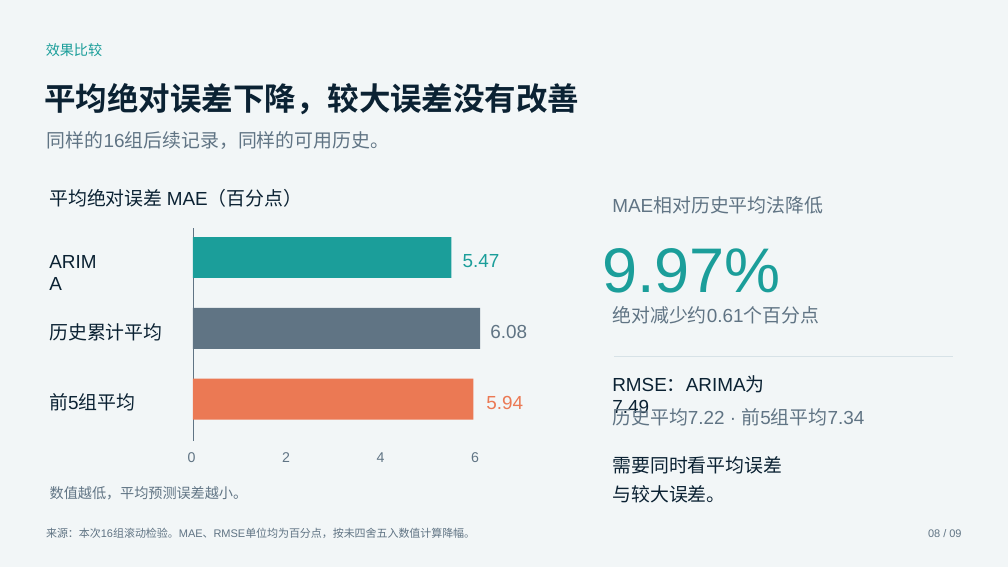
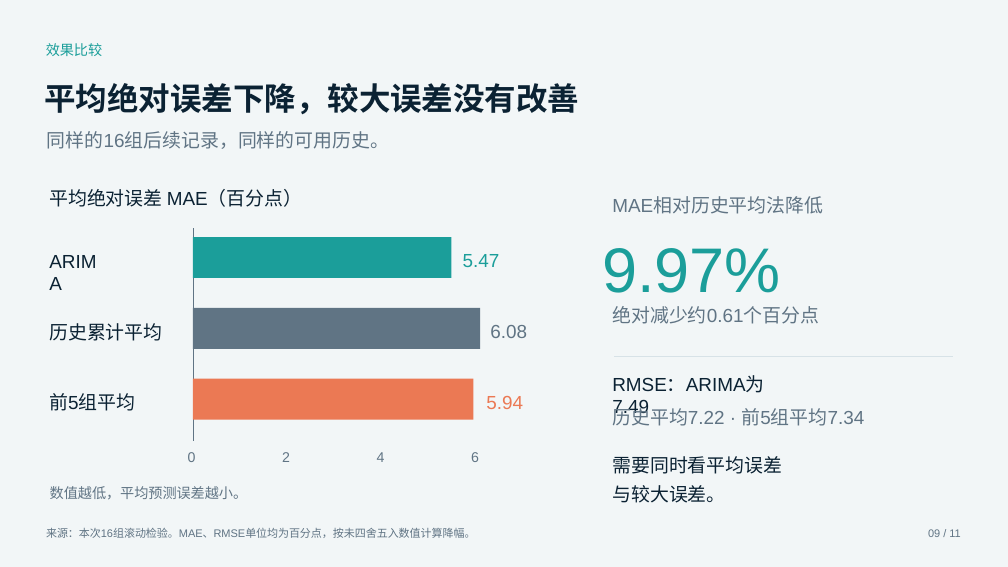
Before and after one commit to NCR2026/campus-tea-group-survey, a slide deck: slide 9 of quality-arima-sun/downloads/质量管理汇报_孙德鑫.pptx (slide 8 before the commit). Drawn at 1008x567 pixels with LibreOffice and Linux fonts; fonts in the diff are those of the drawing. Boxes give left, top, right and bottom in pixels: in the first picture for what was removed or moved away, otherwise in the second. Text is boxed around its words. In the diff, an @@ line names an element or a change of style, - is before the commit and + after.

```diff
--- a/quality-arima-sun/downloads/质量管理汇报_孙德鑫.pptx
+++ b/quality-arima-sun/downloads/质量管理汇报_孙德鑫.pptx
@@ text at [928,529,960,537]: text changed @@
-08 / 09
+09 / 11
```
Also in this commit, not shown: 6 other slides changed, 2 slides added, 12 other files.
